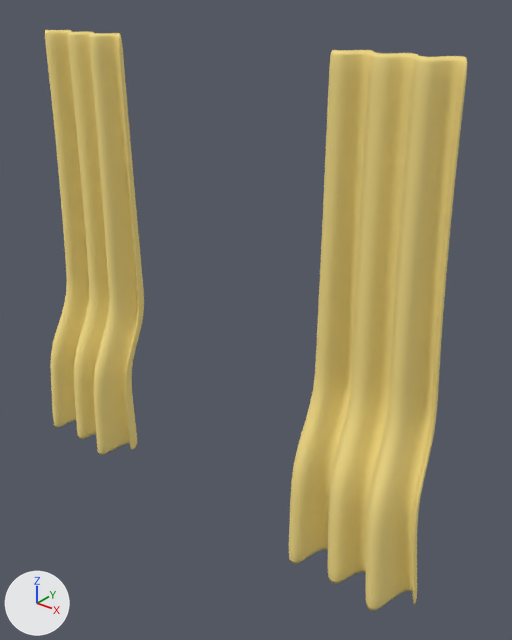
The glTF model public/models/curtain.glb as it was, and as the next commit left it.
Rendered twice from a camera (50 mm lens) standing at (1.62, -1.88, 2.46) and looking at (0.16, -0.06, 1.33). Lighting does not change. The marker at lower left points along +X, +Y and +Z. The older version comes first.

Objects in the first picture: 'curtain_a', 'curtain_b'.
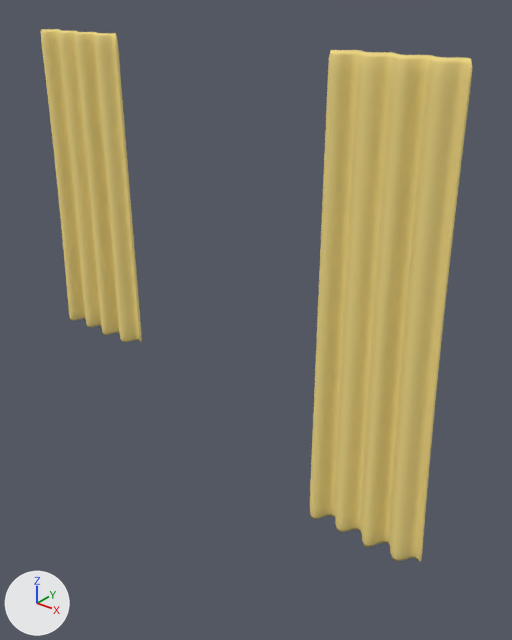
What the commit changed:
me_mesh is used by ob_curtain_a; location (0.0, 0.0, 0.0).
me_mesh had 4210 vertices, 8416 faces and spanned x -0.95..-0.45, y -0.28..-0.02, z 0.52..2.28.
me_mesh now has 4210 vertices, 8416 faces and spans x -0.91..-0.45, y -0.12..-0.06, z 1.04..2.28.
me_mesh part 1: 4206 of 4210 vertices moved; they spanned x -0.95..-0.45, y -0.28..-0.02, z 0.52..2.28 and now span x -0.91..-0.45, y -0.12..-0.06, z 1.04..2.28; mean shift (0.0, 0.03, 0.26); largest move (-0.58, -0.27, 0.52) -> (-0.57, -0.08, 1.04).
me_mesh_001 is used by ob_curtain_b; location (0.0, 0.0, 0.0).
me_mesh_001 had 4210 vertices, 8416 faces and spanned x 0.45..0.95, y -0.28..-0.02, z 0.52..2.28.
me_mesh_001 now has 4210 vertices, 8416 faces and spans x 0.45..0.91, y -0.12..-0.06, z 0.62..2.28.
me_mesh_001 part 2: 4166 of 4210 vertices moved; they spanned x 0.45..0.95, y -0.28..-0.02, z 0.52..2.28 and now span x 0.45..0.91, y -0.12..-0.06, z 0.62..2.28; mean shift (0.0, 0.03, 0.05); largest move (0.81, -0.26, 0.52) -> (0.78, -0.07, 0.62).

Where the change shows, as pixel boxes [x1, y1, x2, y2] in the pictures (512 x 640 px):
'curtain_b', reshaped (9% narrower, 9% shorter): before [289, 50, 467, 611]; after [310, 50, 472, 563]
'curtain_a', reshaped (26% shorter): before [45, 30, 144, 455]; after [41, 29, 142, 342]
